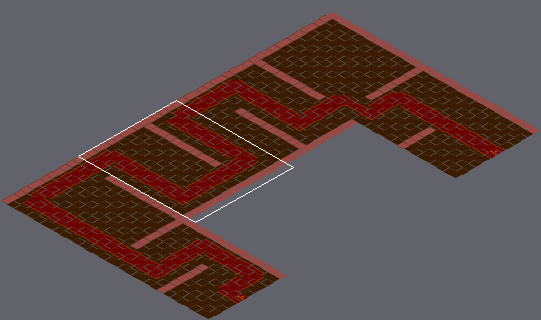
Tiled map (JSON): assets/tiledmap/Levels/level6.json. Above, an overview of the earlier version with the close-up marked.
Close-up. Before:
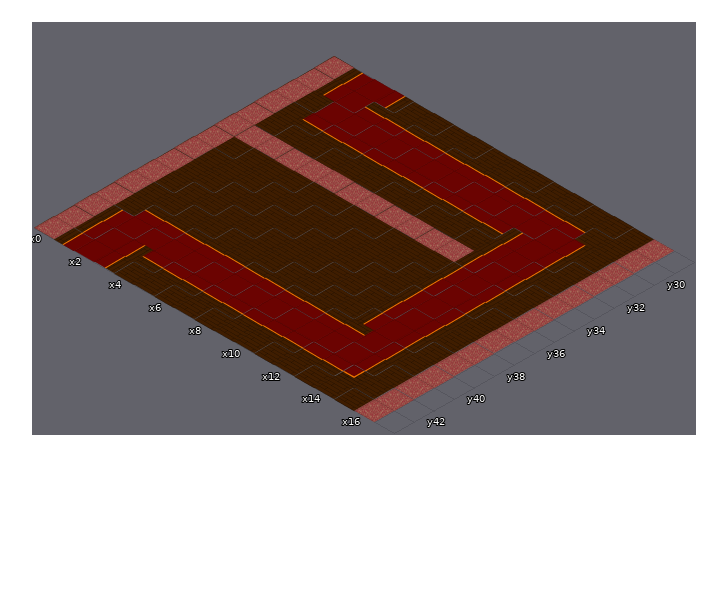
Cells are 182x104 px. Isometric: x runs down to the right, y down to the left. Shown: x 0..17, y 29..43. The commit also changed other parts of the map, which this record leaves out.
After the commit:
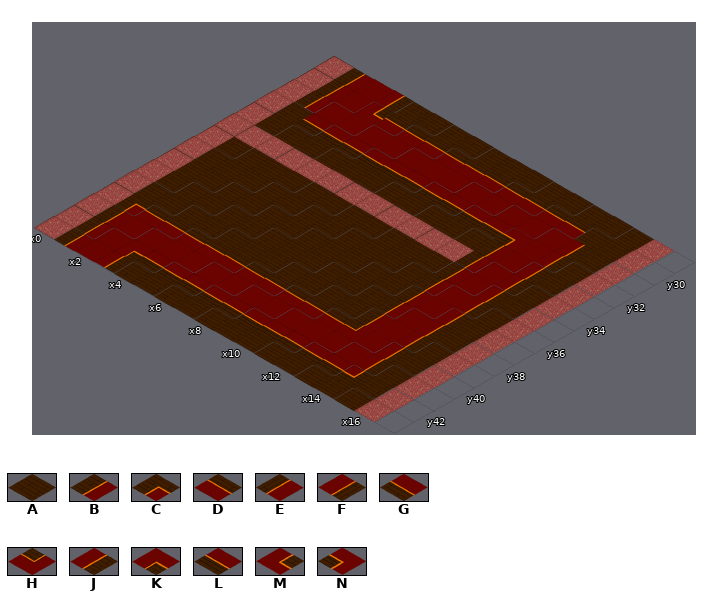
Key: from "floor": A 0, B 4, C 5, D 6, E 6 flipped left-right, F 6 flipped up-down, G 6 turned 180, H 7, J 8, K 9, L 10, M 12, N 13.
_ is an empty cell.
What changed:
Layer "floor":
Tile B replaces tile A in row 31 at x 1.
Tile B replaces tile E in rows 29 to 30 at x 1; in rows 33 to 39 at x 12; in rows 41 to 43 at x 1.
Tile C replaces tile A in row 40 at x 1.
Tile H replaces tile D in row 40 at x 12.
Tile J replaces tile F in row 29 at x 3; in rows 31 to 41 at x 14; in row 43 at x 3.
Tile K replaces tile F in row 42 at x 3.
Tile L replaces tile G in row 32 at x 2 to 11; in row 42 at x 4 to 13.
Tile M replaces tile D in row 30 at x 3.
Tile N replaces tile E in row 32 at x 12.
